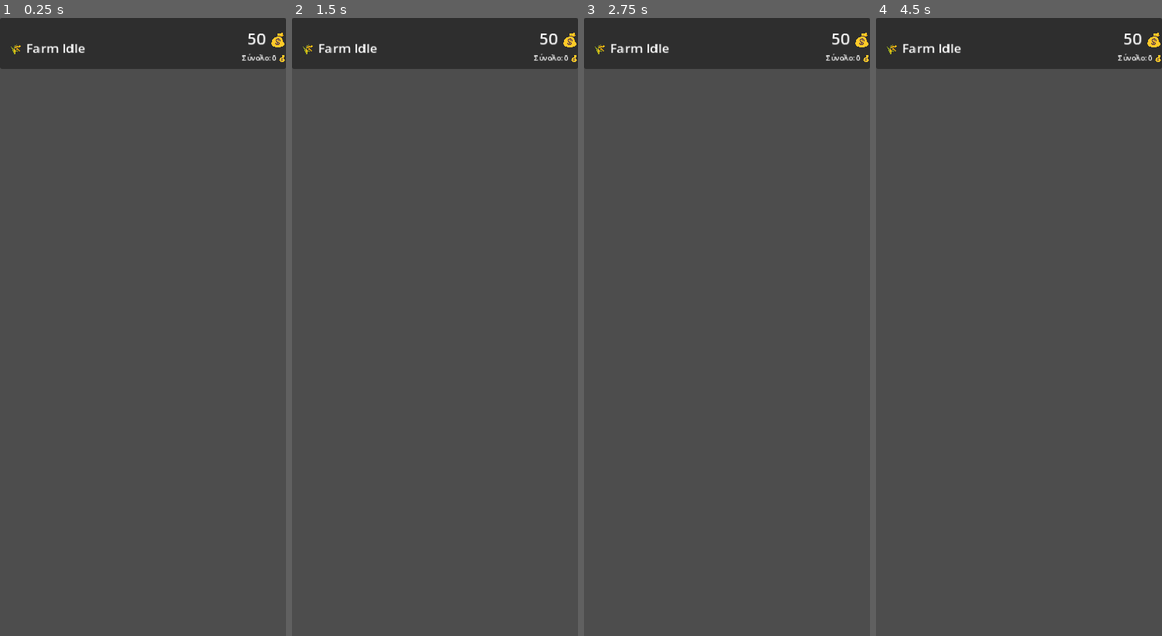
Above: before the commit, frames 1-4 (left to right).
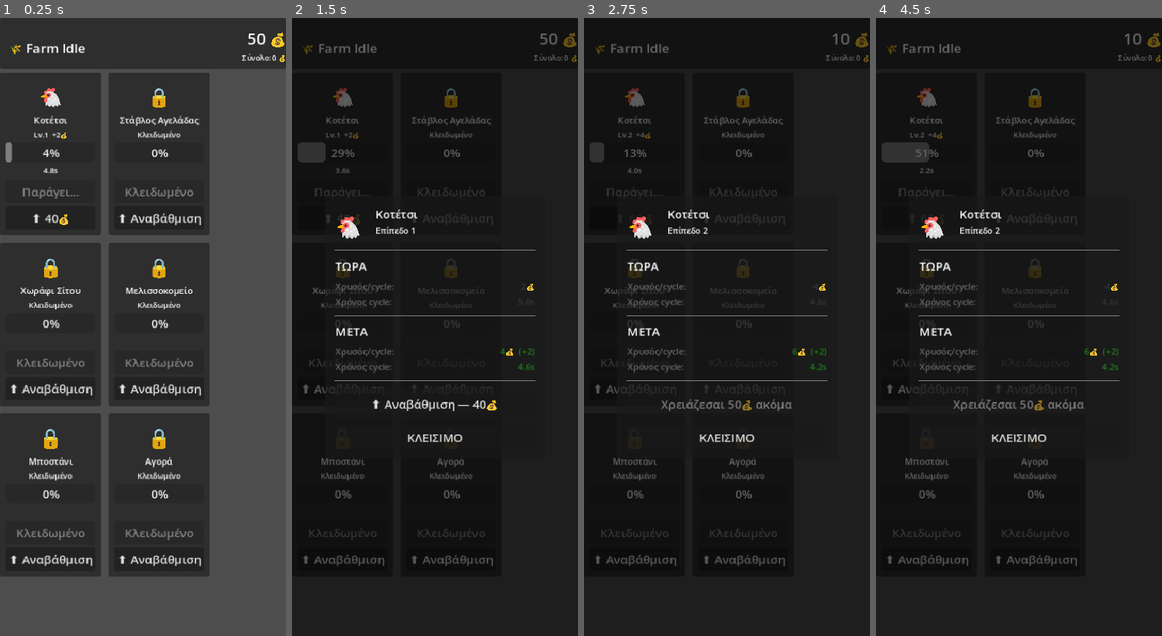
Above: after the commit, the same moments.

Repository: Nsymeon/FarmIdle
Game: Godot game, scene res://scenes/Main.tscn
The game is run twice, just before and just after one commit, with the same random seed, the same clock (stepped at 60 frames per second) and the same inputs.
Inputs (mouse positions are in pixels of both pictures, inside the frame that each line leads up to):
- Up to frame 1 (0.25 s): no input
- Up to frame 2 (1.5 s): click (343, 215) at 0.5 s, where only the run after the commit has a clickable "⬆ 40💰"; click (452, 215) at 1.25 s, where only the run after the commit has a clickable "⬆ Αναβάθμιση"
- Up to frame 3 (2.75 s): click (727, 401) at 2 s, where only the run after the commit has a clickable "⬆ Αναβάθμιση — 40💰"
- Up to frame 4 (4.5 s): click (927, 215) at 2.75 s, where only the run after the commit has a clickable "⬆ 60💰"; click (1019, 438) at 3.5 s, where only the run after the commit has a clickable "ΚΛΕΙΣΙΜΟ"; click (927, 215) at 4.25 s, where only the run after the commit has a clickable "⬆ 60💰"

The runs differ from the first frame. In frame 1, 54% of the frame differs, in the area x 0-74%, y 8-91%; in frame 2, 98%, in the area x 0-100%, y 0-100%; in frame 3, 98%; in frame 4, 98%.
Error before the commit: Parse Error: Identifier "i" not declared in the current scope. (res://scripts/GameState.gd:153)
Error after the commit: Invalid call. Nonexistent function '_fmt_number' in base 'Node (GameState.gd)'. (res://scripts/Building.gd:45)

Commit message:
Slight fix

Diff:
--- a/scripts/GameState.gd
+++ b/scripts/GameState.gd
@@ -150,8 +150,8 @@
 		buildings[i].level       = int(saved[i].get("level", 1))
 		buildings[i].ready       = int(saved[i].get("ready", 0))
 		buildings[i].progress_ms = float(saved[i].get("progress_ms", 0.0))
-	buildings[i].unlocked = bool(saved[i].get("unlocked", i == 0))
-	buildings[i].unlock_cost = int(saved[i].get("unlock_cost", buildings[i].unlock_cost))
+		buildings[i].unlocked = bool(saved[i].get("unlocked", i == 0))
+		buildings[i].unlock_cost = int(saved[i].get("unlock_cost", buildings[i].unlock_cost))
 
 func _notification(what: int):
 	if what == NOTIFICATION_APPLICATION_PAUSED:
